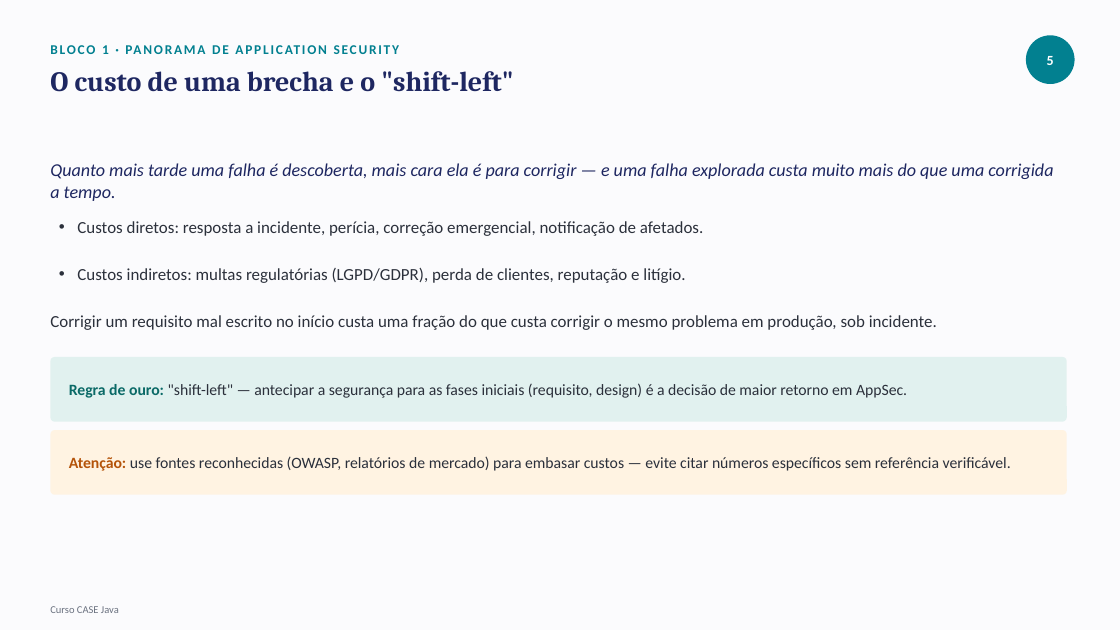
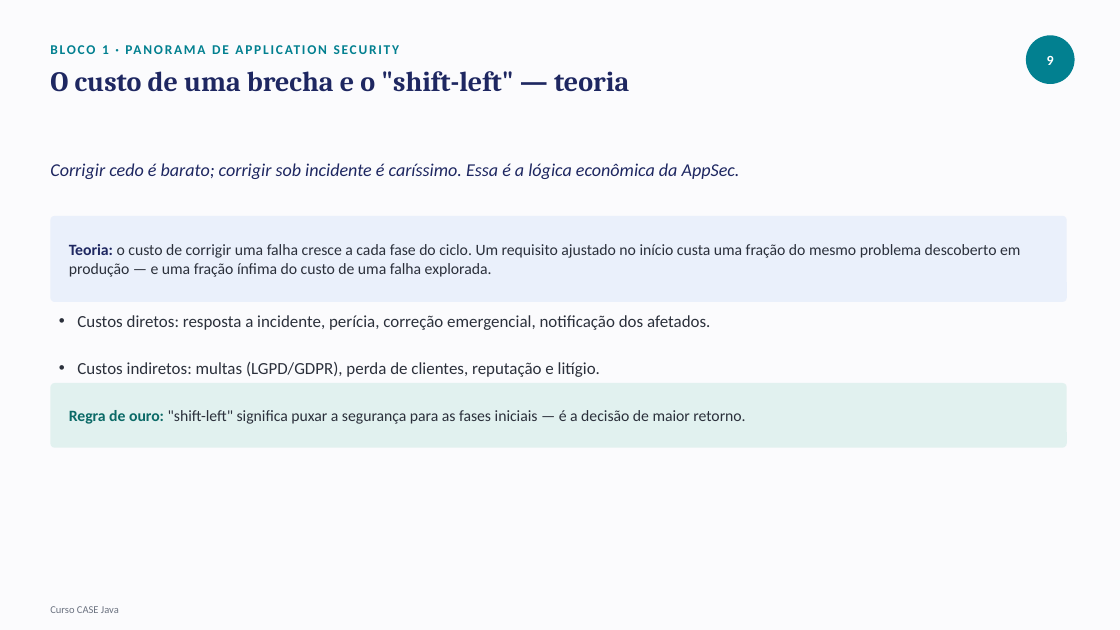
Before and after one commit to tiagocanatelliretechers/curso-case-java, a slide deck: slide 10 of materiais/aula-1/conteudo-aula-1.pptx (slide 6 before the commit). Drawn at 1120x630 pixels with LibreOffice and Linux fonts; fonts in the diff are those of the drawing. Boxes give left, top, right and bottom in pixels: in the first picture for what was removed or moved away, otherwise in the second. Text is boxed around its words. In the diff, an @@ line names an element or a change of style, - is before the commit and + after.

```diff
--- a/materiais/aula-1/conteudo-aula-1.pptx
+++ b/materiais/aula-1/conteudo-aula-1.pptx
@@ text at (x1=1047, y1=56, x2=1054, y2=65): text changed @@
-5
+9
@@ text at (x1=50, y1=71, x2=629, y2=92): text changed @@
-O custo de uma brecha e o "shift-left"
+O custo de uma brecha e o "shift-left" — teoria
@@ text at (x1=50, y1=163, x2=740, y2=179): text changed @@
-Quanto mais tarde uma falha é descoberta, mais cara ela é para corrigir — e uma falha explorada custa muito mais do que uma corrigida a tempo.
+Corrigir cedo é barato; corrigir sob incidente é caríssimo. Essa é a lógica econômica da AppSec.
@@ rounded rectangle resized from (x1=77, y1=221, x2=703, y2=236) to (x1=50, y1=216, x2=1067, y2=302) @@
@@ rounded rectangle at (x1=50, y1=216, x2=1067, y2=302): fill none to #EAF0FB @@
@@ text in rounded rectangle at (x1=77, y1=221, x2=703, y2=236): text removed @@
-• Custos diretos: resposta a incidente, perícia, correção emergencial, notificação de afetados.
@@ text added at (x1=69, y1=244, x2=1020, y2=277), 13.5 pt, text #2B303B @@
+Teoria: o custo de corrigir uma falha cresce a cada fase do ciclo. Um requisito ajustado no início custa uma fração do mesmo problema descoberto em produção — e uma fração ínfima do custo de uma falha explorada.
@@ text at (x1=77, y1=315, x2=710, y2=330): text changed @@
-Corrigir um requisito mal escrito no início custa uma fração do que custa corrigir o mesmo problema em produção, sob incidente.
+• Custos diretos: resposta a incidente, perícia, correção emergencial, notificação dos afetados.
@@ rounded rectangle moved from (x1=50, y1=357, x2=1067, y2=422) to (x1=50, y1=383, x2=1067, y2=448) @@
@@ text at (x1=77, y1=362, x2=600, y2=377): text changed @@
-• Custos indiretos: multas regulatórias (LGPD/GDPR), perda de clientes, reputação e litígio.
+• Custos indiretos: multas (LGPD/GDPR), perda de clientes, reputação e litígio.
@@ text at (x1=69, y1=410, x2=745, y2=424): text changed @@
-Regra de ouro: "shift-left" — antecipar a segurança para as fases iniciais (requisito, design) é a decisão de maior retorno em AppSec.
+Regra de ouro: "shift-left" significa puxar a segurança para as fases iniciais — é a decisão de maior retorno.
@@ rounded rectangle removed at (x1=50, y1=430, x2=1067, y2=495) @@
@@ text removed at (x1=69, y1=456, x2=1011, y2=471) @@
-Atenção: use fontes reconhecidas (OWASP, relatórios de mercado) para embasar custos — evite citar números específicos sem referência verificável.
```
Also in this commit, not shown: 31 other slides changed, 22 slides added, 5 slides removed, 1 other file.
